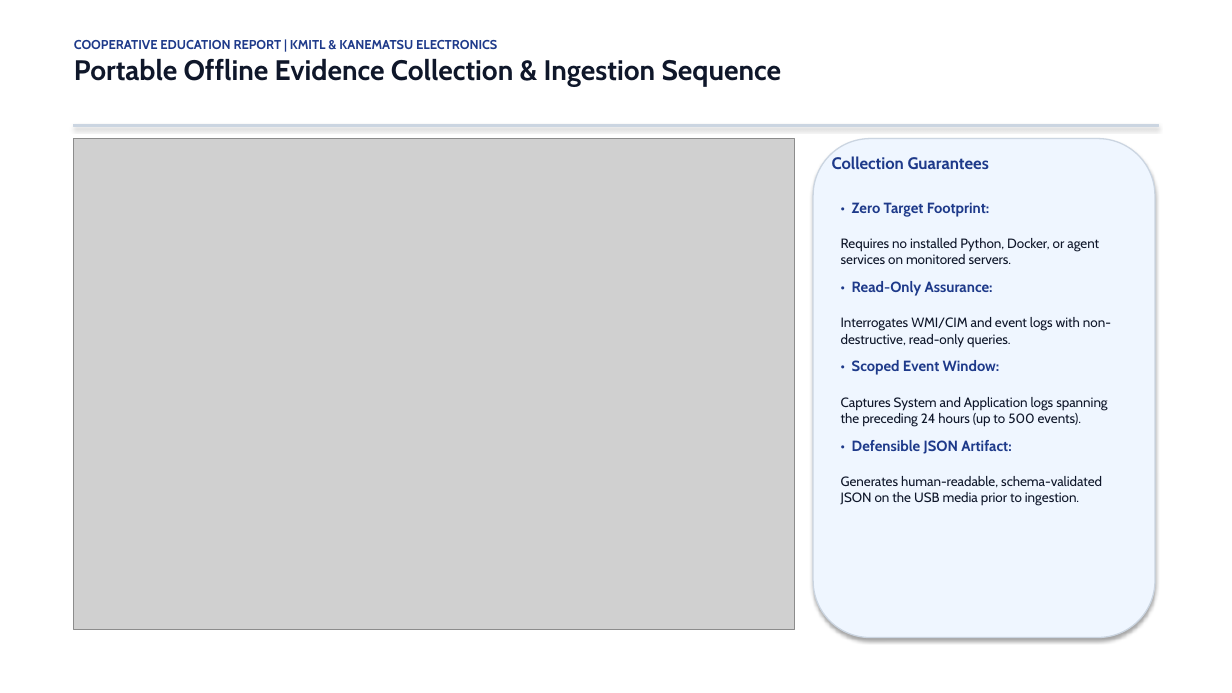
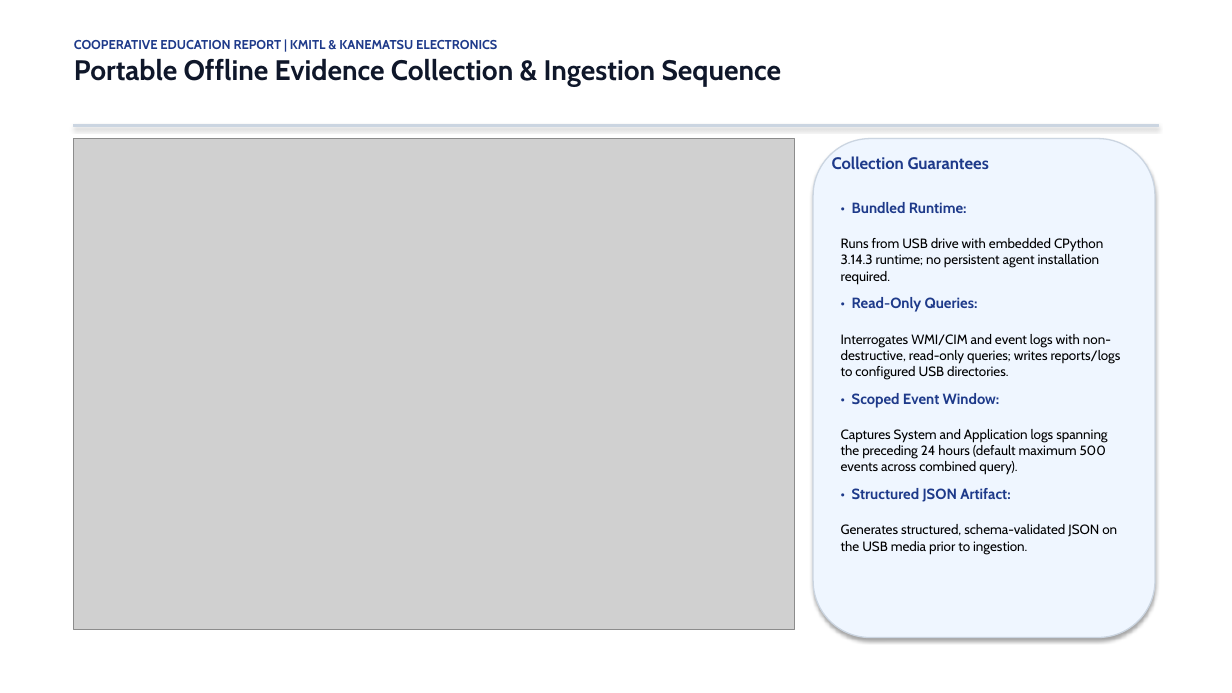
Before and after one commit to Ratthabhumi/EIMS, a slide deck: slide 7 of docs/presentation/EIMS_COOP_PRESENTATION_2026.pptx. Drawn at 1232x693 pixels with LibreOffice and Linux fonts; fonts in the diff are those of the drawing; grey boxes stand for pictures. Boxes give left, top, right and bottom in pixels: in the first picture for what was removed or moved away, otherwise in the second. Text is boxed around its words. In the diff, an @@ line names an element or a change of style, - is before the commit and + after.

Commit message:
docs(report): apply final editorial and presentation QA corrections

```diff
--- a/docs/presentation/EIMS_COOP_PRESENTATION_2026.pptx
+++ b/docs/presentation/EIMS_COOP_PRESENTATION_2026.pptx
@@ text at bbox=[841, 202, 1121, 379]: text changed; text colour #0F172A to #000000 @@
-• Zero Target Footprint:
-Requires no installed Python, Docker, or agent services on monitored servers.
-• Read-Only Assurance:
-Interrogates WMI/CIM and event logs with non-destructive, read-only queries.
+• Bundled Runtime:
+Runs from USB drive with embedded CPython 3.14.3 runtime; no persistent agent installation required.
+• Read-Only Queries:
+Interrogates WMI/CIM and event logs with non-destructive, read-only queries; writes reports/logs to configured USB directories.
@@ text at bbox=[841, 429, 1117, 554]: text changed; text colour #0F172A to #000000 @@
-Captures System and Application logs spanning the preceding 24 hours (up to 500 events).
-• Defensible JSON Artifact:
-Generates human-readable, schema-validated JSON on the USB media prior to ingestion.
+Captures System and Application logs spanning the preceding 24 hours (default maximum 500 events across combined query).
+• Structured JSON Artifact:
+Generates structured, schema-validated JSON on the USB media prior to ingestion.
```
Also in this commit, not shown: 14 other slides changed, 16 other files.
